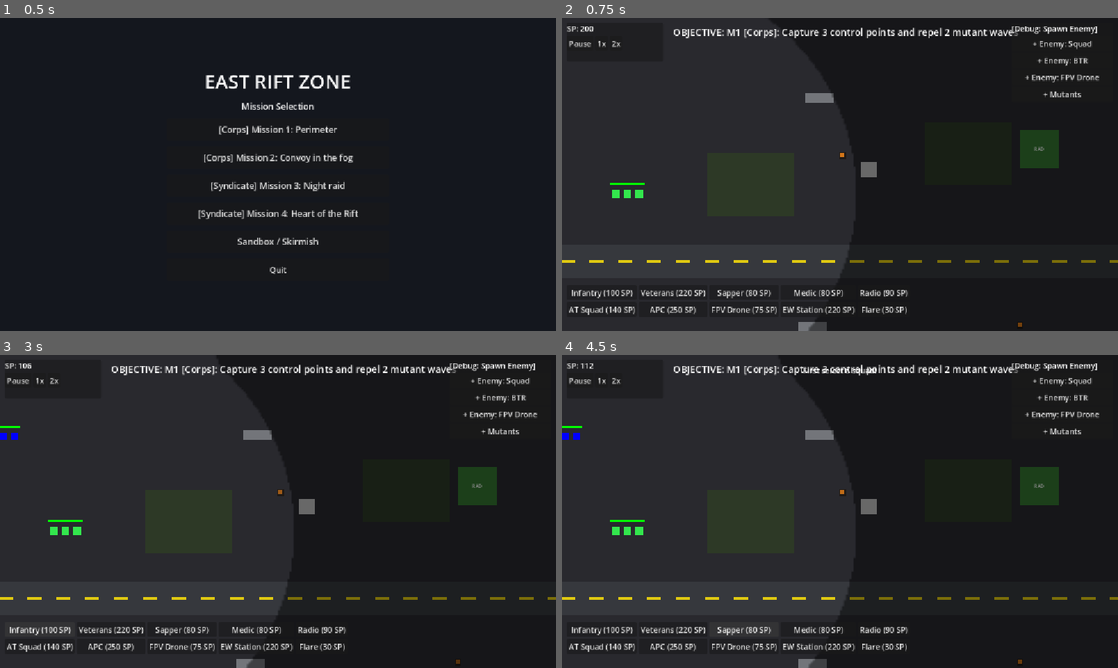
Above: before the commit, frames 1-4 (two rows, left to right).
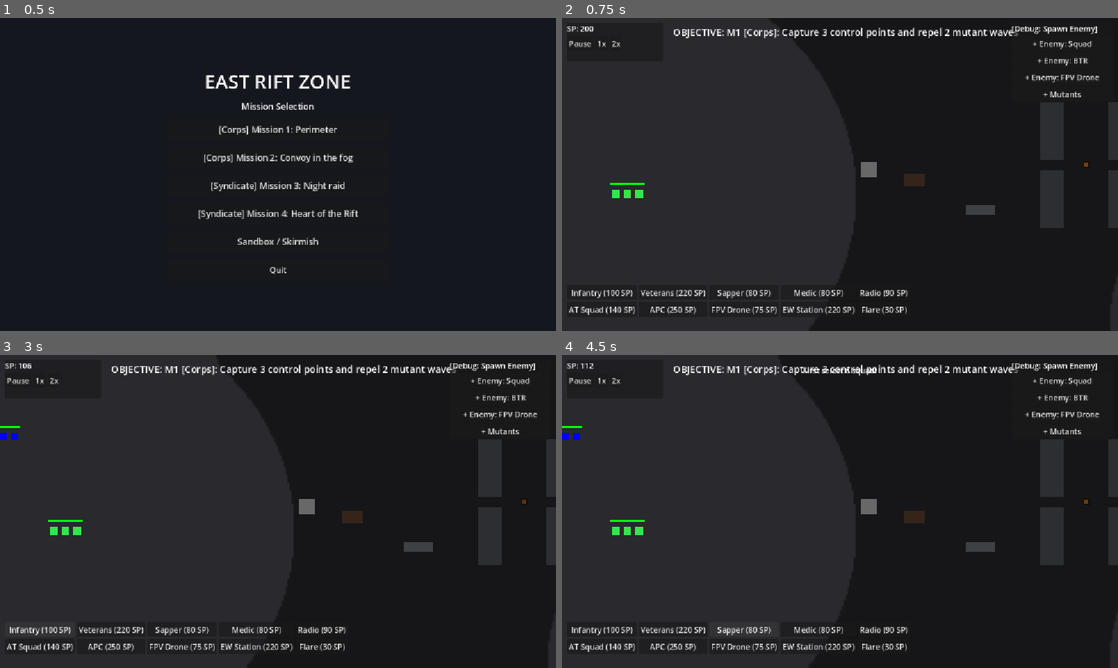
Above: after the commit, the same moments.

Repository: roflanbi4/game-zov
Game: Godot game, scene res://scenes/core/main_game.tscn
Two runs of this game, one before a commit and one after it. Both use one fixed random seed, a clock stepped at 60 frames per second and the inputs below.
Inputs:
- Up to frame 1 (0.5 s): no input
- Up to frame 2 (0.75 s): click "[Corps] Mission 1: Perimeter" at 0.5 s
- Up to frame 3 (3 s): click "1x" at 1.25 s; click "2x" at 2 s; click "Infantry (100 SP)" at 2.75 s
- Up to frame 4 (4.5 s): click "Veterans (220 SP)" at 3.5 s; click "Sapper (80 SP)" at 4.25 s

Frame 1 is identical in both runs. In frame 2, 3.5% of the frame differs, in the area x 0-100%, y 24-100%; in frame 3, 3.5%; in frame 4, 3.5%.

Commit message:
15.3

Diff:
--- a/scripts/core/FogOfWarManager.gd
+++ b/scripts/core/FogOfWarManager.gd
@@ -176,6 +176,9 @@
 				sources.append({"pos": cf_pos, "radius": 140.0, "thermal": false, "cone": false, "dir": Vector2.ZERO})
 	for f in _flares:
 		sources.append({"pos": f["pos"], "radius": float(f["radius"]), "thermal": false, "cone": false, "dir": Vector2.ZERO})
+	for sp in get_tree().get_nodes_in_group("spotlights"):
+		if is_instance_valid(sp) and sp is Node2D:
+			sources.append({"pos": (sp as Node2D).global_position, "radius": 280.0, "thermal": false, "cone": false, "dir": Vector2.ZERO})
 	return sources
 
 func _update_fog() -> void:
--- a/scripts/environment/ZoneEnvironment.gd
+++ b/scripts/environment/ZoneEnvironment.gd
@@ -36,8 +36,8 @@
 		road_visual.add_child(dash)
 
 	# Центрирование
-	road.position = Vector2(960.0, 540.0)
-	road_visual.position = Vector2(-960.0, -35.0)
+	road.position = Vector2(_CFG.MAP_WIDTH * 0.5, _CFG.MAP_HEIGHT * 0.5)
+	road_visual.position = Vector2(-_CFG.MAP_WIDTH * 0.5, -35.0)
 	add_child(road)
 
 	# body_entered: +30% техника, +15% пехота
@@ -74,11 +74,15 @@
 			current_swamp_mult = float(body.get_meta("swamp_mult"))
 		body.set("move_speed", base_speed * current_road_mult * current_swamp_mult)
 	)
+
+	var placed: Array[Vector2] = []
+	_build_checkpoint(rng, Vector2(1480.0, _CFG.MAP_HEIGHT * 0.5))
+	_build_ruined_town(rng, Vector2(1150.0, 340.0), placed)
+
 	if seed_val != 0:
 		rng.seed = seed_val
 	else:
 		rng.randomize()
-	var placed: Array[Vector2] = []
 	# --- БОЛОТА (3–4 зоны) ---
 	var swamp_count: int = rng.randi_range(3, 4)
 	for i in range(swamp_count):
@@ -235,9 +239,9 @@
 		add_child(campfire)
 func _pick_free_spot(rng: RandomNumberGenerator, placed: Array[Vector2], min_dist: float) -> Vector2:
 	for attempt in range(40):
-		var x: float = float(rng.randi_range(420, 1500))
-		var y: float = float(rng.randi_range(160, 920))
-		if absf(y - 540.0) < 105.0:
+		var x: float = float(rng.randi_range(450, 2150))
+		var y: float = float(rng.randi_range(180, 1260))
+		if absf(y - _CFG.MAP_HEIGHT * 0.5) < 110.0:
 			continue
 		var candidate := Vector2(x, y)
 		var ok: bool = true
@@ -247,4 +251,147 @@
 				break
 		if ok:
 			return candidate
-	return Vector2(float(rng.randi_range(420, 1500)), 250.0)
+	return Vector2(float(rng.randi_range(450, 2150)), _CFG.MAP_HEIGHT * 0.5)
+
+func _build_checkpoint(rng: RandomNumberGenerator, pos: Vector2) -> void:
+	# Бетонные блоки поперёк дороги (оставляют проход для техники)
+	var block1: StaticBody2D = StaticBody2D.new()
+	block1.name = "CheckpointBlock1"
+	block1.position = pos + Vector2(-40.0, 0.0)
+	var cs1: CollisionShape2D = CollisionShape2D.new()
+	var rs1: RectangleShape2D = RectangleShape2D.new()
+	rs1.size = Vector2(50.0, 22.0)
+	cs1.shape = rs1
+	block1.add_child(cs1)
+	var vis1: ColorRect = ColorRect.new()
+	vis1.size = Vector2(50.0, 22.0)
+	vis1.position = Vector2(-25.0, -11.0)
+	vis1.color = Color(0.45, 0.46, 0.48)
+	vis1.mouse_filter = Control.MOUSE_FILTER_IGNORE
+	block1.add_child(vis1)
+	add_child(block1)
+
+	var block2: StaticBody2D = StaticBody2D.new()
+	block2.name = "CheckpointBlock2"
+	block2.position = pos + Vector2(40.0, 0.0)
+	var cs2: CollisionShape2D = CollisionShape2D.new()
+	var rs2: RectangleShape2D = RectangleShape2D.new()
+	rs2.size = Vector2(50.0, 22.0)
+	cs2.shape = rs2
+	block2.add_child(cs2)
+	var vis2: ColorRect = ColorRect.new()
+	vis2.size = Vector2(50.0, 22.0)
+	vis2.position = Vector2(-25.0, -11.0)
+	vis2.color = Color(0.45, 0.46, 0.48)
+	vis2.mouse_filter = Control.MOUSE_FILTER_IGNORE
+	block2.add_child(vis2)
+	add_child(block2)
+
+	# Линии мешков с песком
+	var sandbags1: FieldFortification = FieldFortification.new()
+	sandbags1.fort_type = FieldFortification.FortType.SANDBAGS
+	sandbags1.position = pos + Vector2(0.0, -40.0)
+	sandbags1.name = "CheckpointSandbags1"
+	add_child(sandbags1)
+
+	var sandbags2: FieldFortification = FieldFortification.new()
+	sandbags2.fort_type = FieldFortification.FortType.SANDBAGS
+	sandbags2.position = pos + Vector2(0.0, 40.0)
+	sandbags2.name = "CheckpointSandbags2"
+	add_child(sandbags2)
+
+	# Взрывная бочка рядом с мешками
+	var barrel: ExplosiveProp = ExplosiveProp.new()
+	barrel.position = pos + Vector2(30.0, -30.0)
+	barrel.explosion_radius = 150.0
+	barrel.explosion_damage = 80
+	barrel.hp = 40
+	add_child(barrel)
+
+	# Разрушаемый прожектор КПП
+	var spotlight: StaticBody2D = StaticBody2D.new()
+	spotlight.name = "KPPSpotlight"
+	spotlight.position = pos + Vector2(0.0, -60.0)
+	spotlight.add_to_group("spotlights")
+	spotlight.add_to_group("enemy_units")
+	var scs: CollisionShape2D = CollisionShape2D.new()
+	var scrs: RectangleShape2D = RectangleShape2D.new()
+	scrs.size = Vector2(14.0, 14.0)
+	scs.shape = scrs
+	spotlight.add_child(scs)
+	var shp: ColorRect = ColorRect.new()
+	shp.size = Vector2(14.0, 14.0)
+	shp.position = Vector2(-7.0, -7.0)
+	shp.color = Color(1.0, 0.9, 0.2, 1.0)
+	shp.mouse_filter = Control.MOUSE_FILTER_IGNORE
+	spotlight.add_child(shp)
+	var shc: HealthComponent = HealthComponent.new()
+	shc.name = "HealthComponent"
+	shc.max_hp = 60
+	shc.current_hp = 60
+	spotlight.add_child(shc)
+	shc.died.connect(func(_n: Node2D) -> void: spotlight.queue_free())
+	add_child(spotlight)
+
+	# Гарнизон врагов у КПП
+	MissionBuilder.spawn_enemy_squad(get_parent(), pos + Vector2(35.0, 0.0), 3)
+
+func _build_ruined_town(rng: RandomNumberGenerator, center: Vector2, placed: Array[Vector2]) -> void:
+	var offsets: Array[Vector2] = [
+		Vector2(-70.0, -70.0), Vector2(70.0, -70.0),
+		Vector2(-70.0, 70.0), Vector2(70.0, 70.0)
+	]
+	for off in offsets:
+		var building: StaticBody2D = StaticBody2D.new()
+		building.name = "RuinedBuilding"
+		building.position = center + off
+		building.set_meta("is_tall_wall", true)
+		var bcs: CollisionShape2D = CollisionShape2D.new()
+		var brs: RectangleShape2D = RectangleShape2D.new()
+		brs.size = Vector2(50.0, 120.0)
+		bcs.shape = brs
+		building.add_child(bcs)
+		var bvis: ColorRect = ColorRect.new()
+		bvis.size = Vector2(50.0, 120.0)
+		bvis.position = Vector2(-25.0, -60.0)
+		bvis.color = Color(0.32, 0.33, 0.36)
+		bvis.mouse_filter = Control.MOUSE_FILTER_IGNORE
+		building.add_child(bvis)
+		add_child(building)
+
+	# Низкие укрытия во дворе
+	for i in range(4):
+		var cover: Area2D = Area2D.new()
+		cover.name = "CoverZone"
+		cover.position = center + Vector2(float(i % 2) * 60.0 - 30.0, float(int(float(i) / 2.0)) * 40.0 - 20.0)
+		var cz: CollisionShape2D = CollisionShape2D.new()
+		var czs: CircleShape2D = CircleShape2D.new()
+		czs.radius = 30.0
+		cz.shape = czs
+		cover.add_child(cz)
+		cover.set_script(load("res://scripts/components/CoverZone.gd"))
+		add_child(cover)
+
+	# Костёр в центре двора
+	var campfire: Node2D = Node2D.new()
+	campfire.name = "Campfire"
+	campfire.add_to_group("campfires")
+	campfire.add_to_group("mission_cleanup")
+	var base_rect: ColorRect = ColorRect.new()
+	base_rect.color = Color(0.12, 0.1, 0.08, 0.95)
+	base_rect.size = Vector2(14.0, 14.0)
+	base_rect.position = Vector2(-7.0, -7.0)
+	base_rect.mouse_filter = Control.MOUSE_FILTER_IGNORE
+	campfire.add_child(base_rect)
+	var flame: ColorRect = ColorRect.new()
+	flame.name = "Flame"
+	flame.color = Color(1.0, 0.55, 0.1, 0.95)
+	flame.size = Vector2(8.0, 8.0)
+	flame.position = Vector2(-4.0, -4.0)
+	flame.mouse_filter = Control.MOUSE_FILTER_IGNORE
+	campfire.add_child(flame)
+	campfire.position = center
+	campfire.set_script(preload("res://scripts/environment/Campfire.gd"))
+	add_child(campfire)
+
+	placed.append(center)
